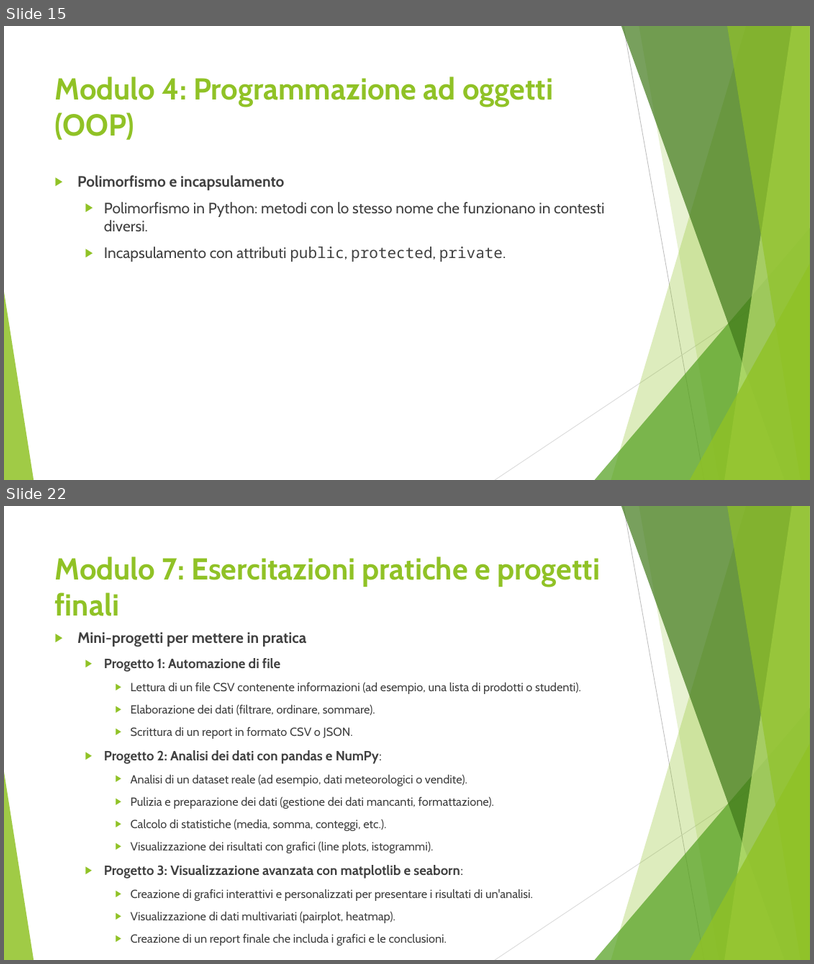
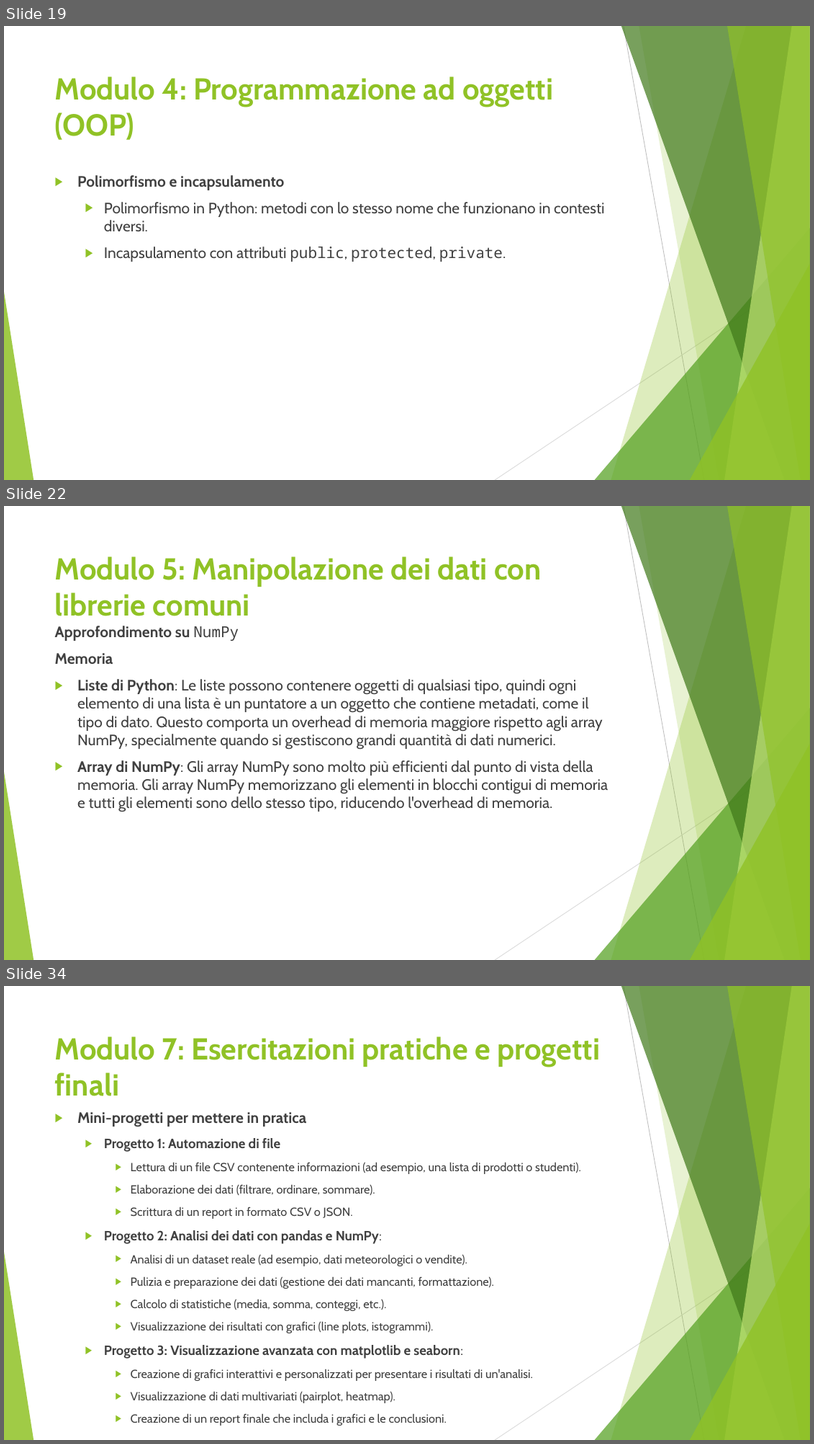
Before and after one commit to giukix/CorsoPython, a slide deck: doc/Corso di Python.pptx. Shown one above the other, each under a label of ours: slides 15 and 22 before the commit, slides 19, 22 and 34 after it; the slides between them are not shown. The pictures are 814x964 and 814x1444 pixels, drawn with LibreOffice and Linux fonts; fonts in the diff are those of the drawing. Boxes give left, top, right and bottom in pixels: in the first picture for what was removed or moved away, otherwise in the second. Text is boxed around its words. In the diff, an @@ line names an element or a change of style, - is before the commit and + after.

Commit message:
Modulo 6 e aggiornamento presentazione

```diff
--- a/doc/Corso di Python.pptx
+++ b/doc/Corso di Python.pptx
@@ slide 22 added at [4, 506, 810, 960], background #FFFFFF; not listed: 10 template elements that a slide beside it also shows @@
@@ title added at [55, 556, 541, 616], 36 pt, text #90C226, bold @@
+Modulo 5: Manipolazione dei dati con librerie comuni
@@ text added at [55, 626, 608, 811], 18 pt, text #404040 @@
+Approfondimento su NumPy
+Memoria
+▶ Liste di Python: Le liste possono contenere oggetti di qualsiasi tipo, quindi ogni elemento di una lista è un puntatore a un oggetto che contiene metadati, come il tipo di dato. Questo comporta un overhead di memoria maggiore rispetto agli array NumPy, specialmente quando si gestiscono grandi quantità di dati numerici.
+▶ Array di NumPy: Gli array NumPy sono molto più efficienti dal punto di vista della memoria. Gli array NumPy memorizzano gli elementi in blocchi contigui di memoria e tutti gli elementi sono dello stesso tipo, riducendo l'overhead di memoria.
@@ what was slide 15 is now slide 19 @@
@@ what was slide 22 is now slide 34 @@
```
Also in this commit, not shown: 11 slides changed, 13 other slides added, 2 slides removed, 3 other files.
